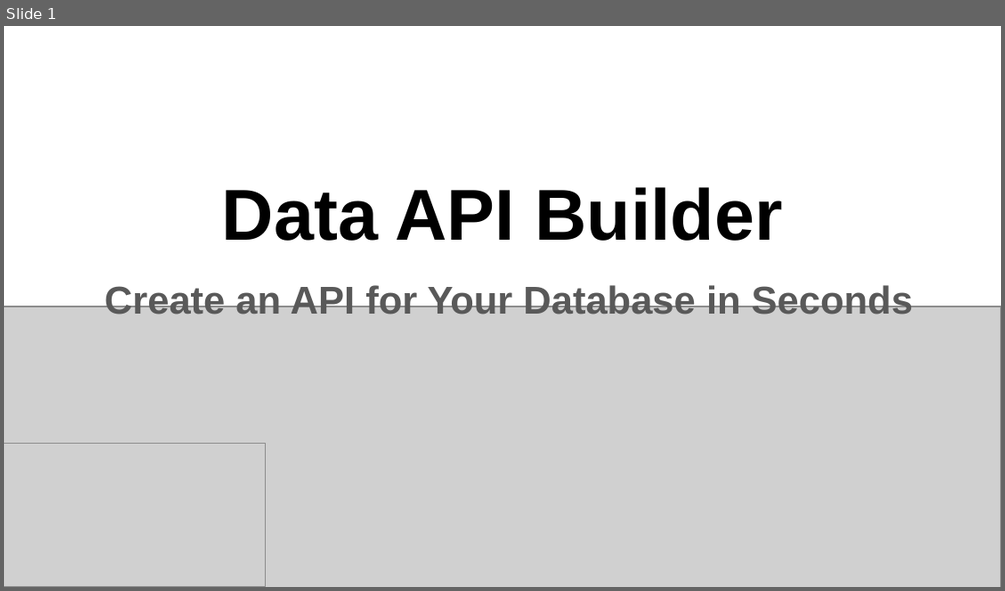
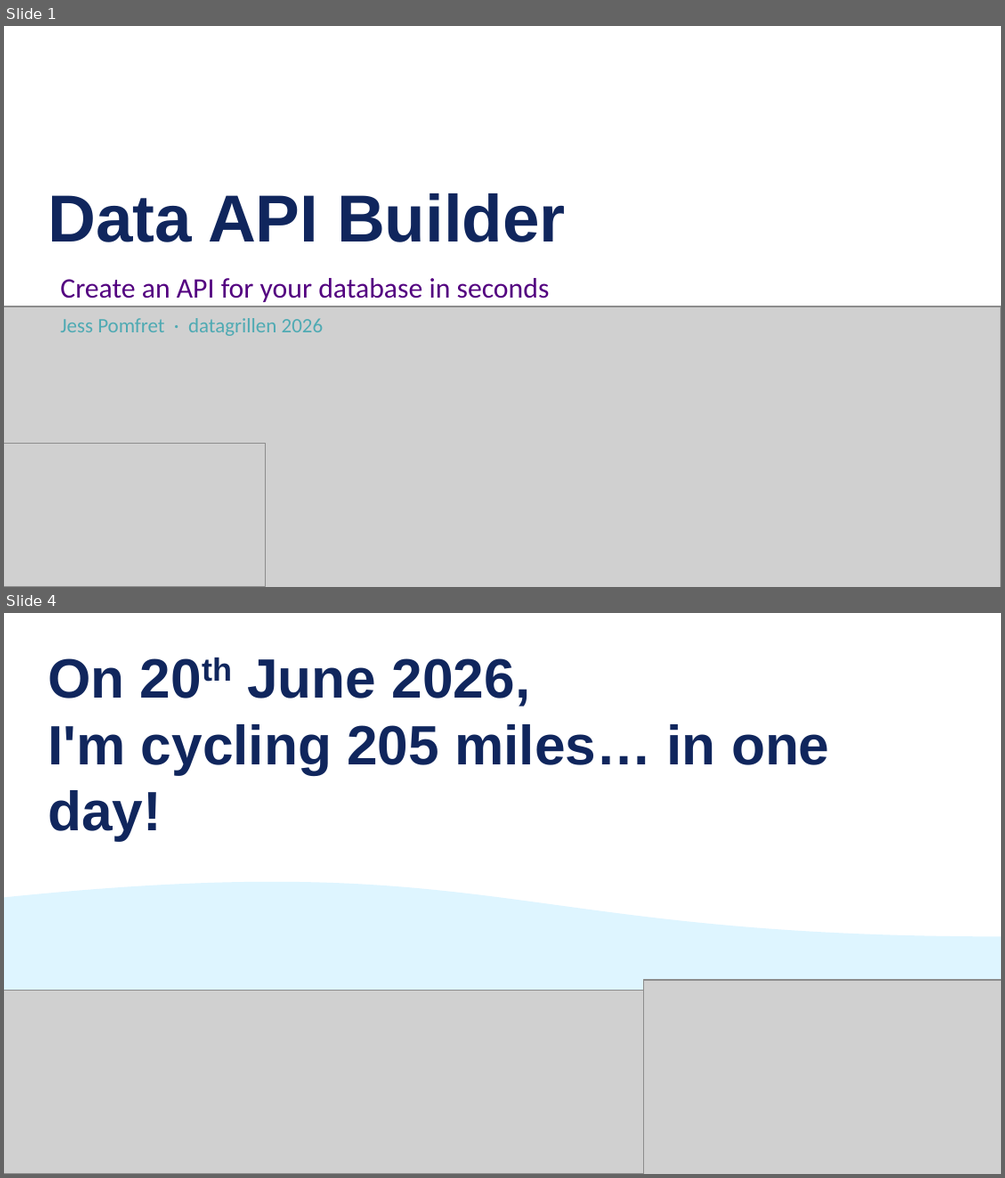
Before and after one commit to jpomfret/dab-presentation, a slide deck: Pomfret - dab - grillen.pptx. Shown one above the other, each under a label of ours: slide 1 before the commit, slides 1 and 4 after it; the slides between them are not shown. The pictures are 1005x591 and 1005x1178 pixels, drawn with LibreOffice and Linux fonts; fonts in the diff are those of the drawing; grey boxes stand for pictures. Boxes give left, top, right and bottom in pixels: in the first picture for what was removed or moved away, otherwise in the second. Text is boxed around its words. In the diff, an @@ line names an element or a change of style, - is before the commit and + after.

```diff
--- a/Pomfret - dab - grillen.pptx
+++ b/Pomfret - dab - grillen.pptx
@@ slide 4 added at box(4, 613, 1001, 1174), background #FFFFFF @@
@@ title added at box(48, 658, 829, 840), 40 pt, text #10265D, bold @@
+On 20th June 2026,
+I'm cycling 205 miles… in one day!
@@ flow chart document added at box(4, 878, 1001, 1174), fill #DEF5FF @@
@@ picture added at box(643, 980, 1001, 1174) @@
@@ picture added at box(4, 989, 1001, 1174) @@
@@ slide 1 changed as well @@
@@ title "Data API Builder" at box(48, 193, 566, 242): size 52 to 48 pt, text colour #000000 to #10265D; alignment centre to left @@
@@ subtitle at box(60, 278, 550, 336): text changed; size 28 to 20.4 pt; font Arial to Calibri; text colour #595959 to #530080; bold off @@
-Create an API for Your Database in Seconds
+Create an API for your database in seconds
+Jess Pomfret · datagrillen 2026
```
Also in this commit, not shown: 49 other slides added, 10 slides removed, 13 other files.
